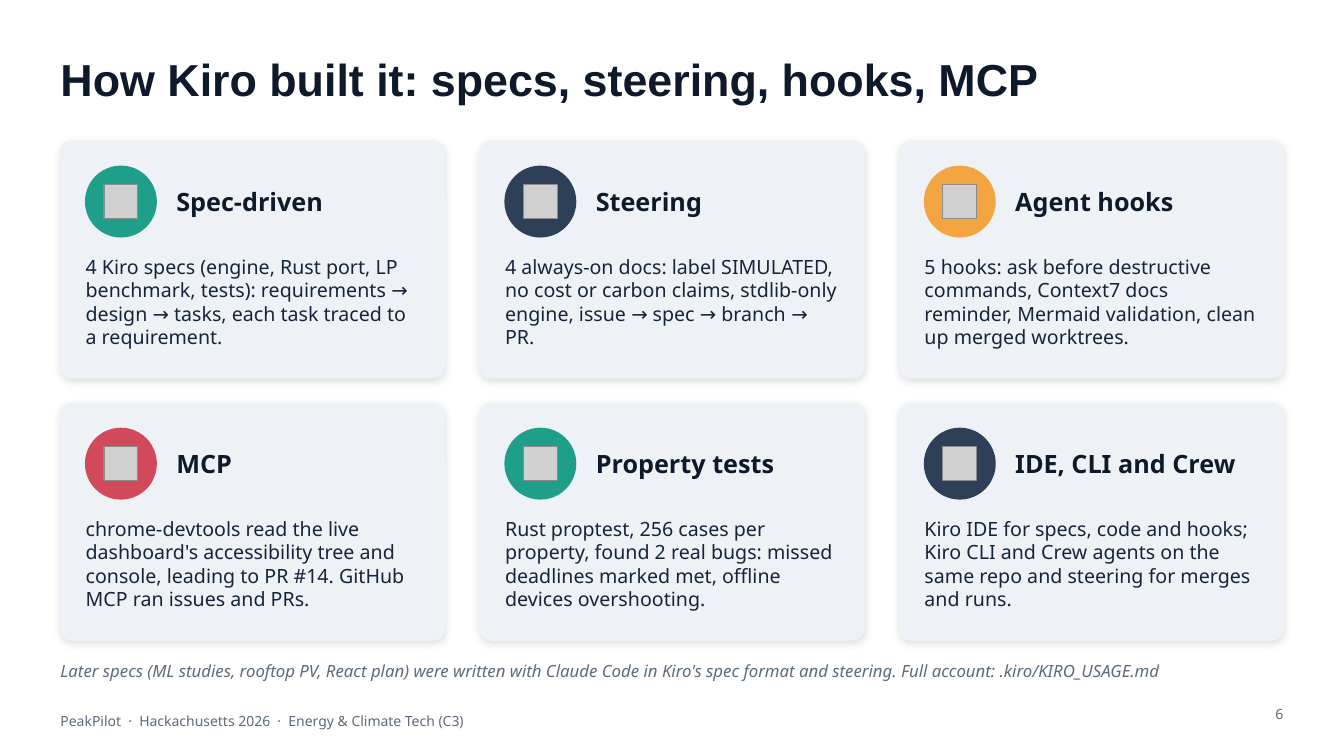
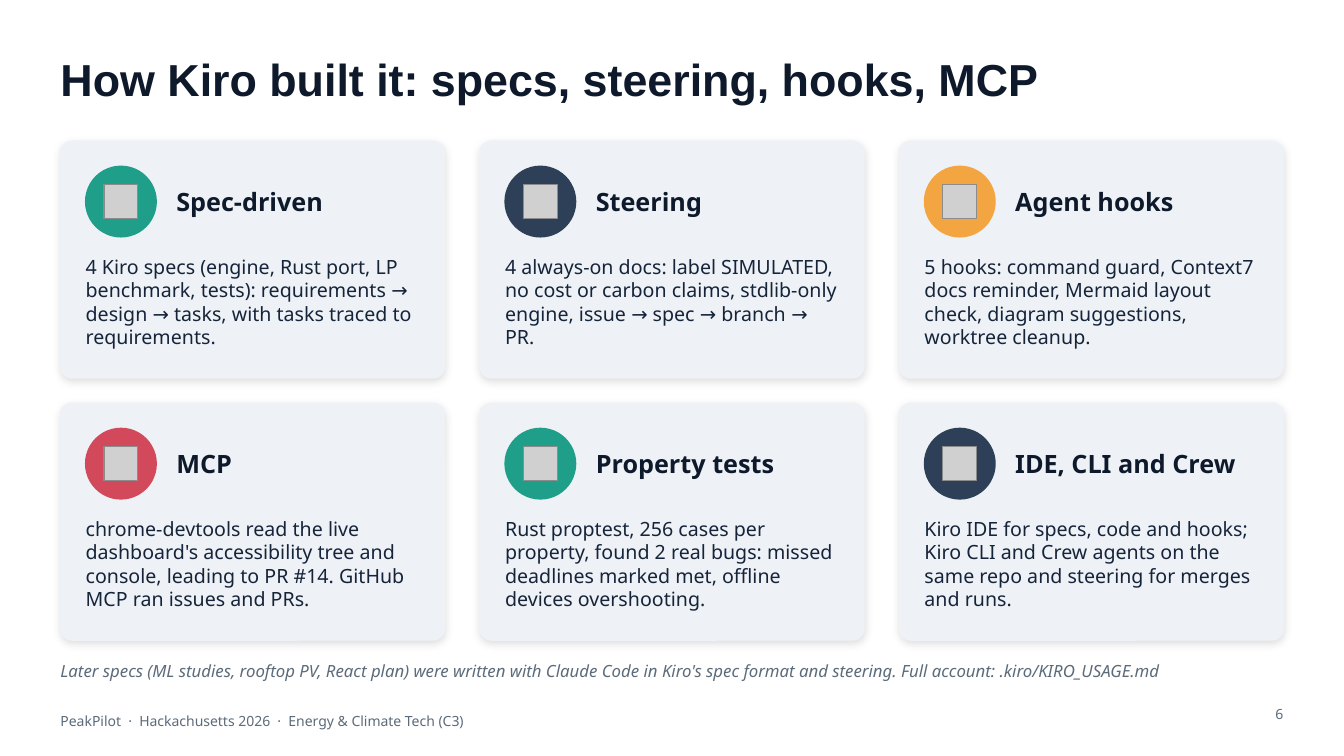
Before and after one commit to sohampatwardhan/PeakPilot, a slide deck: slide 6 of docs/PeakPilot_deck.pptx. Drawn at 1344x756 pixels with LibreOffice and Linux fonts; fonts in the diff are those of the drawing; grey boxes stand for pictures. Boxes give left, top, right and bottom in pixels: in the first picture for what was removed or moved away, otherwise in the second. Text is boxed around its words. In the diff, an @@ line names an element or a change of style, - is before the commit and + after.

```diff
--- a/docs/PeakPilot_deck.pptx
+++ b/docs/PeakPilot_deck.pptx
@@ text at bbox=[86, 259, 412, 349]: text changed @@
-4 Kiro specs (engine, Rust port, LP benchmark, tests): requirements → design → tasks, each task traced to a requirement.
+4 Kiro specs (engine, Rust port, LP benchmark, tests): requirements → design → tasks, with tasks traced to requirements.
@@ text at bbox=[924, 259, 1254, 349]: text changed @@
-5 hooks: ask before destructive commands, Context7 docs reminder, Mermaid validation, clean up merged worktrees.
+5 hooks: command guard, Context7 docs reminder, Mermaid layout check, diagram suggestions, worktree cleanup.
```
Also in this commit, not shown: 2 other slides changed, 1 other file.
